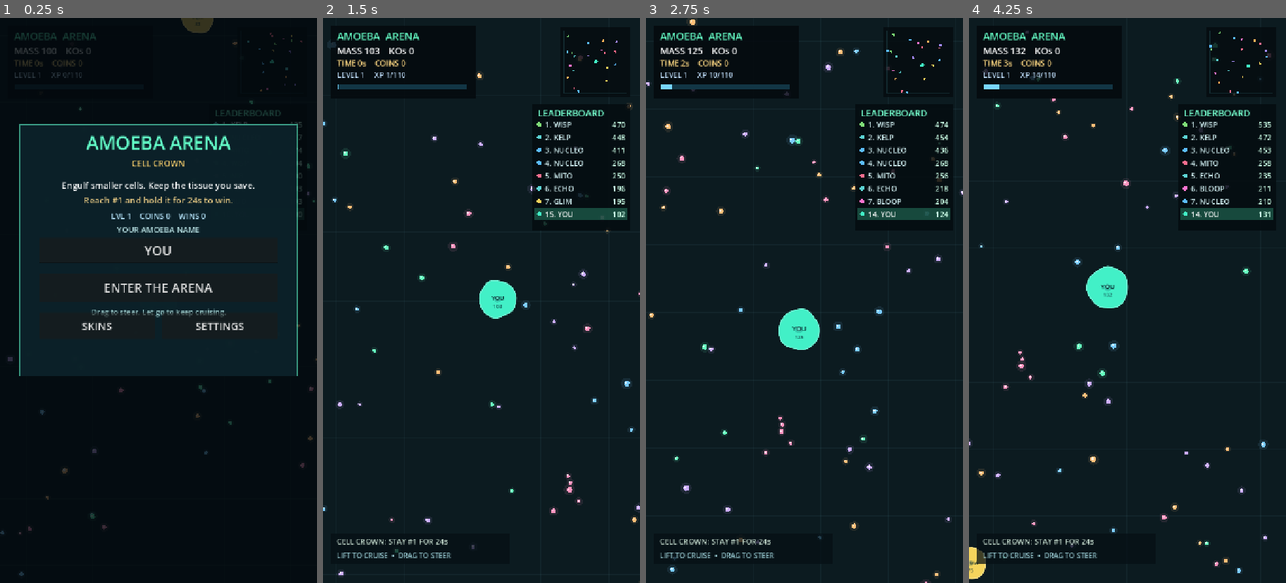
Above: before the commit, frames 1-4 (left to right).
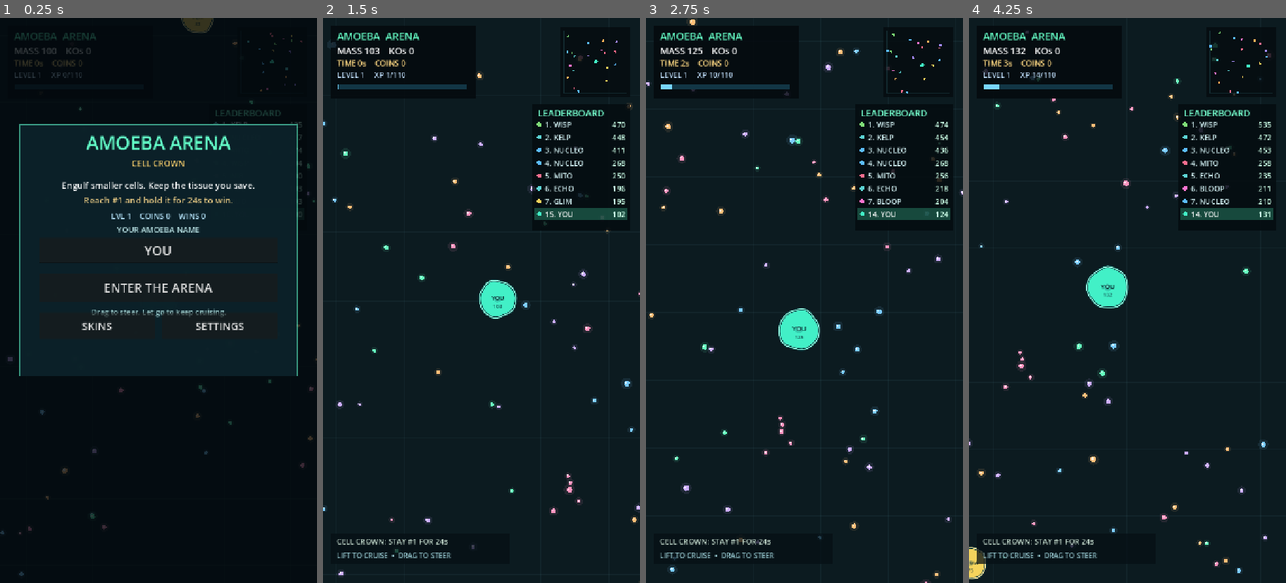
Above: after the commit, the same moments.

Repository: 16amattice/amoeba-arena
Game: Godot game, scene res://scenes/main.tscn
Two runs of this game, one before a commit and one after it. Both use one fixed random seed, a clock stepped at 60 frames per second and the inputs below.
Inputs (mouse positions are in pixels of both pictures, inside the frame that each line leads up to):
- Up to frame 1 (0.25 s): no input
- Up to frame 2 (1.5 s): click "ENTER THE ARENA" at 0.5 s; move the mouse to (551, 272) at 1.27 s; hold D from 1.28 s (still down); click (551, 272) at 1.42 s
- Up to frame 3 (2.75 s): release D at 2 s; drag from (741, 328) to (788, 413) at 2.02 s
- Up to frame 4 (4.25 s): move the mouse to (1159, 176) at 2.77 s; hold D 2.78-3.5 s; drag from (1111, 413) to (1032, 215) at 3.52 s

The runs differ from the first frame. In frame 1, less than 0.1% of the frame differs, in the area x 57-68%, y 0-3%; in frame 2, 0.1%; in frame 3, 0.1%; in frame 4, 0.2%, in the area x 0-50%, y 44-100%.

Commit message:
Add crisp player outline, animated skin pigments and functional arena light mode

Diff:
--- a/scripts/game.gd
+++ b/scripts/game.gd
@@ -785,7 +785,7 @@
 
 func _draw() -> void:
 	var viewport_size := get_viewport_rect().size
-	draw_rect(Rect2(Vector2.ZERO, viewport_size), Color(0.034, 0.069, 0.091))
+	draw_rect(Rect2(Vector2.ZERO, viewport_size), Color(0.87, 0.94, 0.95) if light_mode else Color(0.034, 0.069, 0.091))
 	var camera_offset := viewport_size * 0.5 - camera_position * camera_zoom
 	draw_set_transform(camera_offset, 0.0, Vector2.ONE * camera_zoom)
 	_draw_arena()
@@ -798,11 +798,11 @@
 
 
 func _draw_arena() -> void:
-	draw_rect(Rect2(Vector2.ZERO, ARENA), Color(0.047, 0.105, 0.126))
+	draw_rect(Rect2(Vector2.ZERO, ARENA), Color(0.91, 0.97, 0.97) if light_mode else Color(0.047, 0.105, 0.126))
 	for x in range(0, int(ARENA.x) + 1, GRID_SPACING):
-		draw_line(Vector2(x, 0), Vector2(x, ARENA.y), Color(0.22, 0.40, 0.44, 0.13), 1.5)
+		draw_line(Vector2(x, 0), Vector2(x, ARENA.y), Color(0.26, 0.50, 0.53, 0.20) if light_mode else Color(0.22, 0.40, 0.44, 0.13), 1.5)
 	for y in range(0, int(ARENA.y) + 1, GRID_SPACING):
-		draw_line(Vector2(0, y), Vector2(ARENA.x, y), Color(0.22, 0.40, 0.44, 0.13), 1.5)
+		draw_line(Vector2(0, y), Vector2(ARENA.x, y), Color(0.26, 0.50, 0.53, 0.20) if light_mode else Color(0.22, 0.40, 0.44, 0.13), 1.5)
 	for morsel in food:
 		if not _visible(morsel["pos"], 10.0):
 			continue
@@ -829,10 +829,8 @@
 func _draw_cell(cell: Dictionary) -> void:
 	var center: Vector2 = cell["pos"]
 	var radius := _cell_radius(cell)
-	var tint: Color = cell["color"]
-	# Exactly the SAME area-preserving wall geometry used by the eater.
-	# No second clamping pass, multiplied semi-transparent polygons, or
-	# collapsed vertices that could make the cell flicker/discolor at walls.
+	var skin := equipped_skin if cell["human"] else "mint"
+	var tint: Color = _skin_render_color(skin) if cell["human"] else cell["color"]
 	var pieces: Array[PackedVector2Array] = CellGeometry.world_shapes(cell, ARENA)
 	var largest_piece := PackedVector2Array()
 	var largest_area := 0.0
@@ -842,15 +840,18 @@
 		var area: float = CellGeometry.polygon_area(polygon)
 		if area <= 2.0:
 			continue
+		# One solid fill, two crisp contour lines: visible membrane rim without
+		# layered translucent polygons or color glitches at the arena wall.
 		draw_colored_polygon(polygon, tint)
+		if cell["human"] and not bool(cell.get("needs_reform", false)):
+			_draw_skin_pattern(polygon, center, radius, skin)
 		var closed := polygon.duplicate()
 		closed.append(polygon[0])
-		draw_polyline(closed, tint.lightened(0.23), 2.5, true)
+		draw_polyline(closed, Color(0.016, 0.20, 0.22, 0.92), 5.0, true)
+		draw_polyline(closed, tint.lightened(0.42), 2.4, true)
 		if area > largest_area:
 			largest_area = area
 			largest_piece = polygon
-	# Organelles are visible in rounded cells, but hidden while a fresh
-	# chunk is missing; otherwise a nucleus could float in an eaten hole.
 	if largest_area > 150.0 and not bool(cell.get("needs_reform", false)):
 		if Geometry2D.is_point_in_polygon(center, largest_piece):
 			draw_circle(center, minf(radius * 0.18, 19.0), Color(0.035, 0.29, 0.35, 0.20))
@@ -860,6 +861,34 @@
 	var font := ThemeDB.fallback_font
 	draw_string(font, center + Vector2(-radius, 3.0), cell["label"], HORIZONTAL_ALIGNMENT_CENTER, radius * 2.0, clampi(int(radius * 0.34), 10, 18), Color(0.015, 0.14, 0.16, 0.93))
 	draw_string(font, center + Vector2(-radius, 20.0), str(int(ceil(cell["mass"]))), HORIZONTAL_ALIGNMENT_CENTER, radius * 2.0, 12, Color(0.02, 0.16, 0.20, 0.78))
+
+
+func _draw_skin_pattern(polygon: PackedVector2Array, center: Vector2, radius: float, skin: String) -> void:
+	if skin == "mint":
+		return
+	# Stable organic pigments are clipped by the SAME physical polygon as
+	# collision. A player missing a bite cannot paint over the missing area.
+	for i in range(13):
+		var angle := float(i) * 2.39996 + 0.3
+		var orbit := radius * (0.20 + 0.045 * float(i % 8))
+		var point := center + Vector2.from_angle(angle + sin(clock * 1.2 + float(i)) * 0.06) * orbit
+		if not Geometry2D.is_point_in_polygon(point, polygon):
+			continue
+		match skin:
+			"bubblegum":
+				draw_circle(point, 2.8 + float(i % 3), Color(1.0, 0.87, 0.97, 0.82))
+			"arctic":
+				draw_arc(point, 3.8 + float(i % 3) * 1.3, 0.0, TAU, 12, Color(0.88, 1.0, 1.0, 0.64), 1.5, true)
+			"solar":
+				draw_circle(point, 2.0 + float(i % 3), Color(1.0, 0.97, 0.62, 0.81))
+			"rainbow":
+				draw_circle(point, 2.5 + float(i % 3), Color.from_hsv(fposmod(float(i) / 13.0 + clock * 0.25, 1.0), 0.83, 1.0))
+			"galaxy":
+				draw_circle(point, 1.7 + float(i % 3) * 0.65, Color(0.90, 0.96, 1.0, 0.70 + 0.30 * sin(clock * 2.4 + i)))
+			"gold":
+				draw_circle(point, 2.0 + float(i % 3), Color(1.0, 0.99, 0.81, 0.78))
+
+
 
 
 func _draw_hud(viewport_size: Vector2) -> void:
